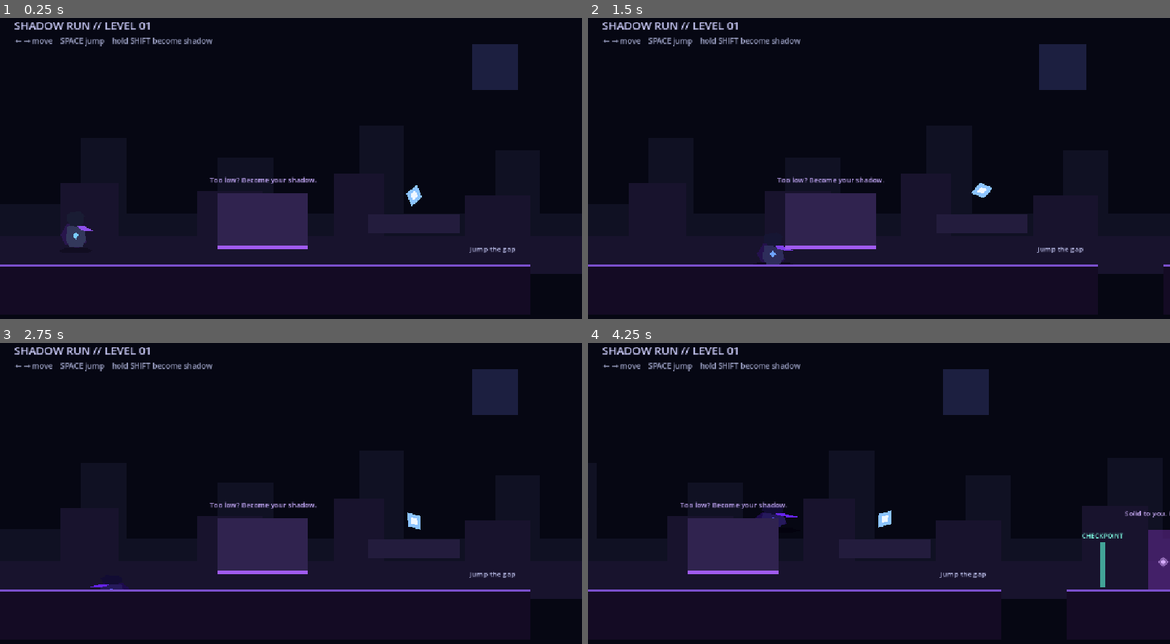
Above: before the commit, frames 1-4 (two rows, left to right).
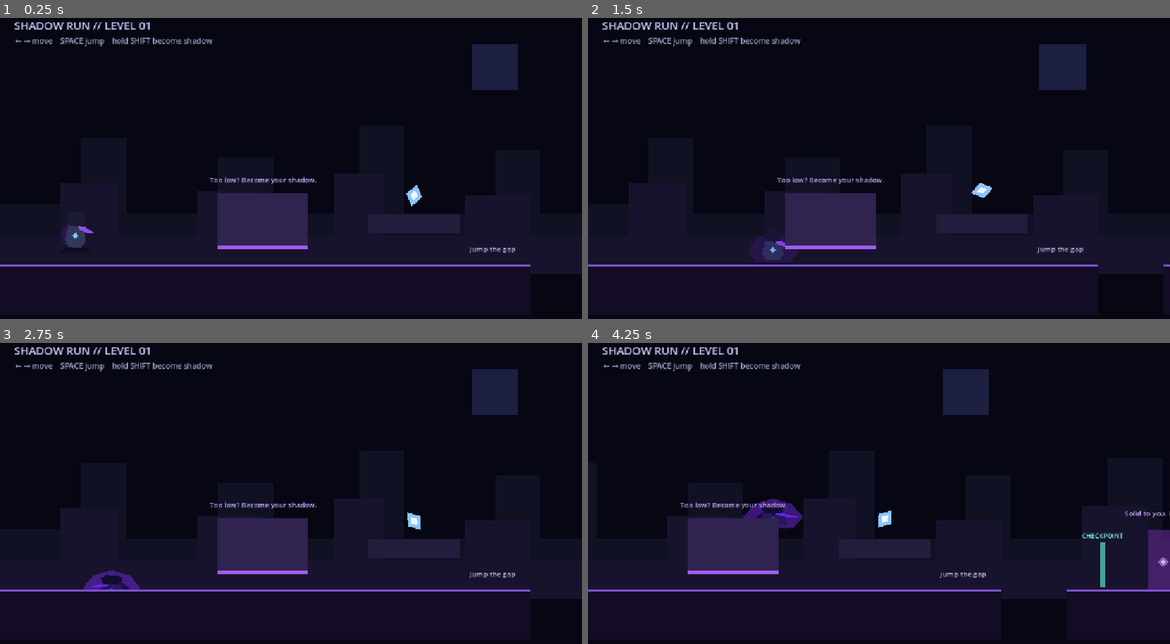
Above: after the commit, the same moments.

Repository: Yass29/shadow-run
Game: Godot game, scene res://level1.tscn
Two runs of this game, one before a commit and one after it. Both use one fixed random seed, a clock stepped at 60 frames per second and the inputs below.
Inputs:
- Up to frame 1 (0.25 s): no input
- Up to frame 2 (1.5 s): tap Enter (ui_accept) at 0.5, 0.77 s; hold Shift 0.53-1.28 s; hold Right (ui_right) from 0.53 s (still down); tap Shift at 1.35 s
- Up to frame 3 (2.75 s): tap Enter (ui_accept) at 1.52 s; release Right (ui_right) at 2.03 s; hold Left (ui_left) from 2.03 s (still down); hold Shift from 2.03 s (still down)
- Up to frame 4 (4.25 s): release Left (ui_left) at 2.78 s; release Shift at 2.78 s; hold Right (ui_right) from 2.78 s (still down); tap Shift at 2.85 s; tap Enter (ui_accept) at 3.02, 3.77 s; hold Shift from 3.53 s (still down)

The runs differ from the first frame. In frame 1, less than 0.1% of the frame differs, in the area x 10-17%, y 68-77%; in frame 2, 0.3%; in frame 3, 0.3%; in frame 4, 0.4%, in the area x 26-37%, y 51-62%.
Error before the commit: Invalid access to property or key 'modulate' on a base object of type 'null instance'. (res://player.gd:22)

Commit message:
Add visible aura behind shadow form

Diff:
--- a/level1.tscn
+++ b/level1.tscn
@@ -70,6 +70,13 @@
 polygon = PackedVector2Array(-24, -5, 24, -5, 34, 0, 24, 5, -24, 5, -34, 0)
 color = Color(0.02, 0.015, 0.05, 1)
 modulate = Color(1, 1, 1, 0.35)
+
+[node name="ShadowAura" type="Polygon2D" parent="Player"]
+z_index = -2
+position = Vector2(0, 8)
+polygon = PackedVector2Array(0, -42, 30, -30, 48, 0, 30, 30, 0, 42, -30, 30, -48, 0, -30, -30)
+color = Color(0.72, 0.42, 1.0, 1)
+modulate = Color(1, 1, 1, 0)
 
 [node name="Body" parent="Player" instance=ExtResource("2_hero")]
 
